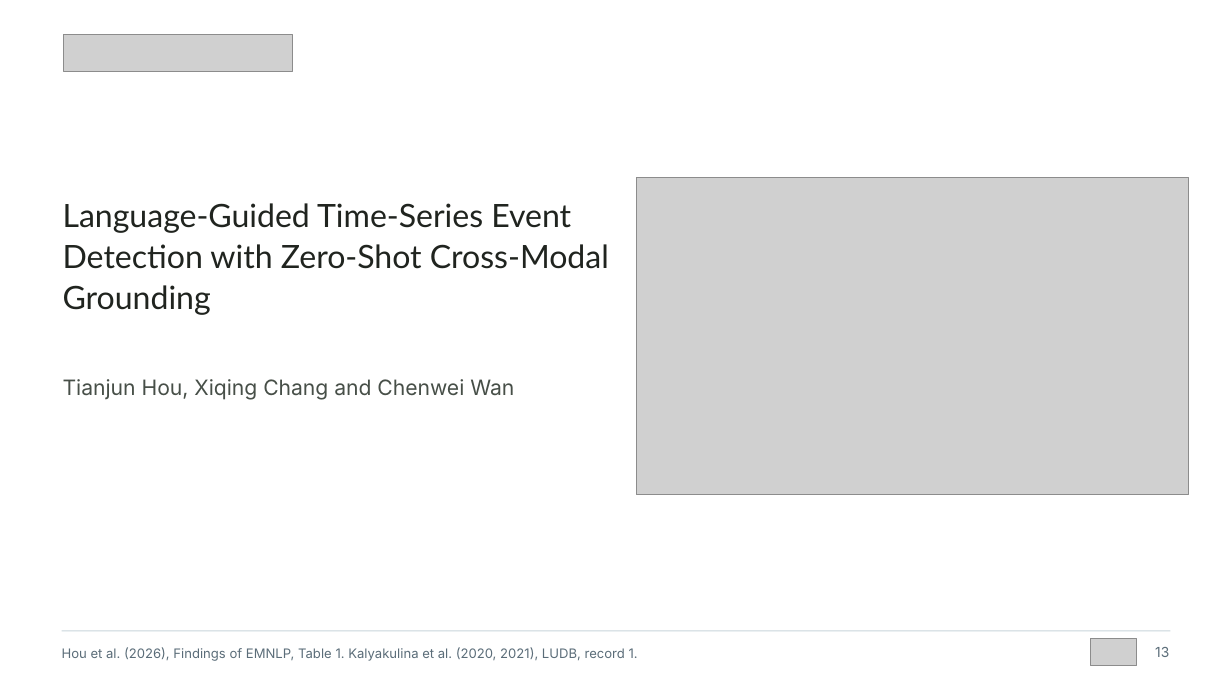
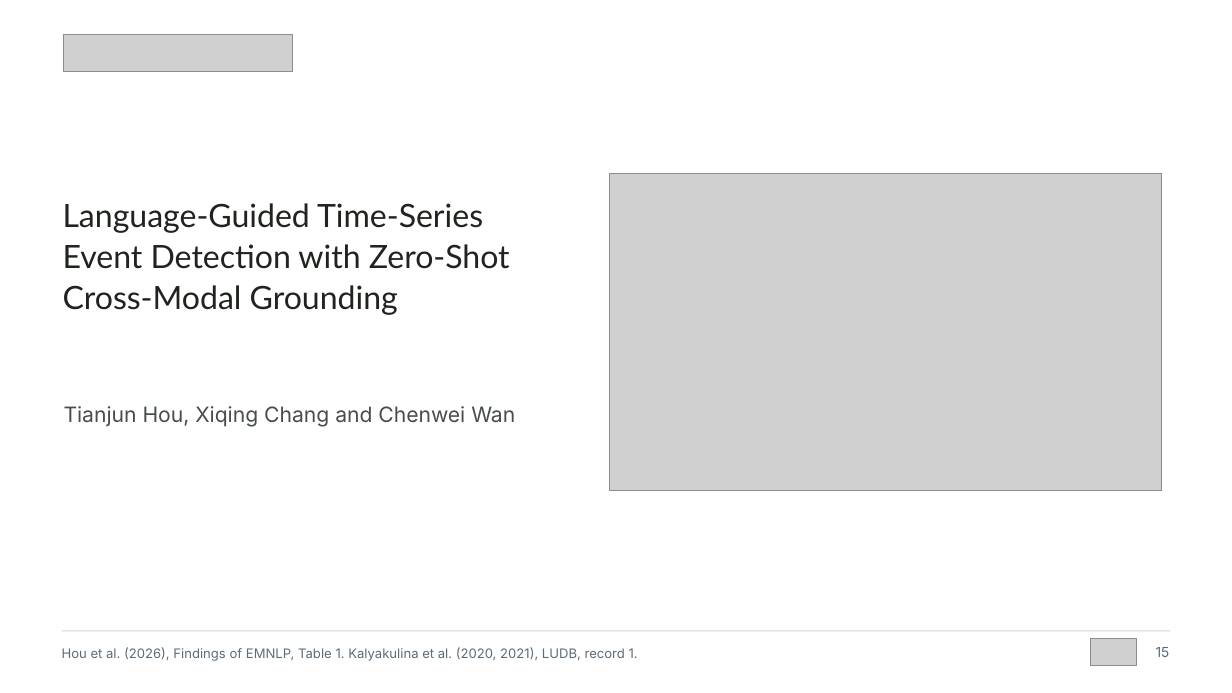
Before and after one commit to cw-wan/elegant-academic-slides-skill, a slide deck: slide 15 of examples/v0.2.0/slb-webinar-2026-11-25/SLB-Webinar-261125.pptx (slide 13 before the commit). Drawn at 1232x693 pixels with LibreOffice and Linux fonts; fonts in the diff are those of the drawing; grey boxes stand for pictures. Boxes give left, top, right and bottom in pixels: in the first picture for what was removed or moved away, otherwise in the second. Text is boxed around its words. In the diff, an @@ line names an element or a change of style, - is before the commit and + after.

```diff
--- a/examples/v0.2.0/slb-webinar-2026-11-25/SLB-Webinar-261125.pptx
+++ b/examples/v0.2.0/slb-webinar-2026-11-25/SLB-Webinar-261125.pptx
@@ picture: place and size @@
-picture at [637,177,1189,495]
+picture at [609,174,1162,492]
@@ text at [63,203,510,315]: text changed @@
-Language-Guided Time-Series Event Detection with Zero-Shot Cross-Modal Grounding
+Language-Guided Time-Series
+Event Detection with Zero-Shot
+Cross-Modal Grounding
@@ text "Tianjun Hou, Xiqing Chang and ...": place and size @@
-text "Tianjun Hou, Xiqing Chang and ..." at [63,379,514,400]
+text "Tianjun Hou, Xiqing Chang and ..." at [64,406,515,427]
@@ text at [1156,647,1170,657]: text changed @@
-13
+15
```
Also in this commit, not shown: 18 other slides changed, 2 slides added, 14 other files.
